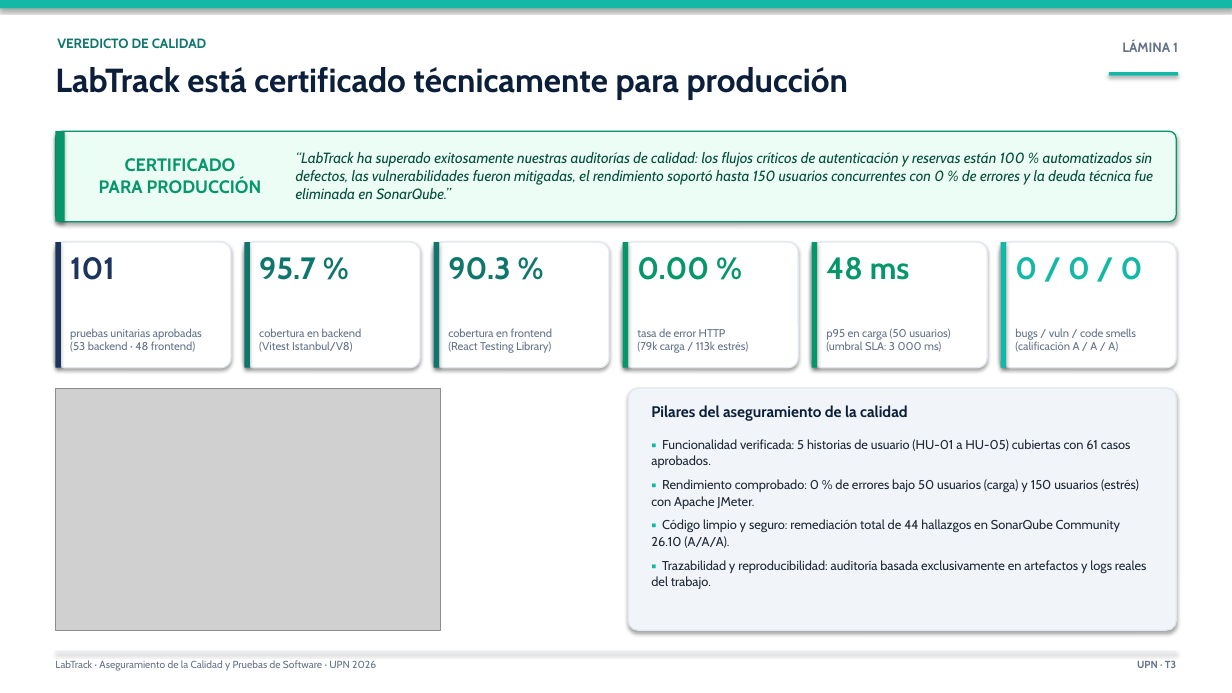
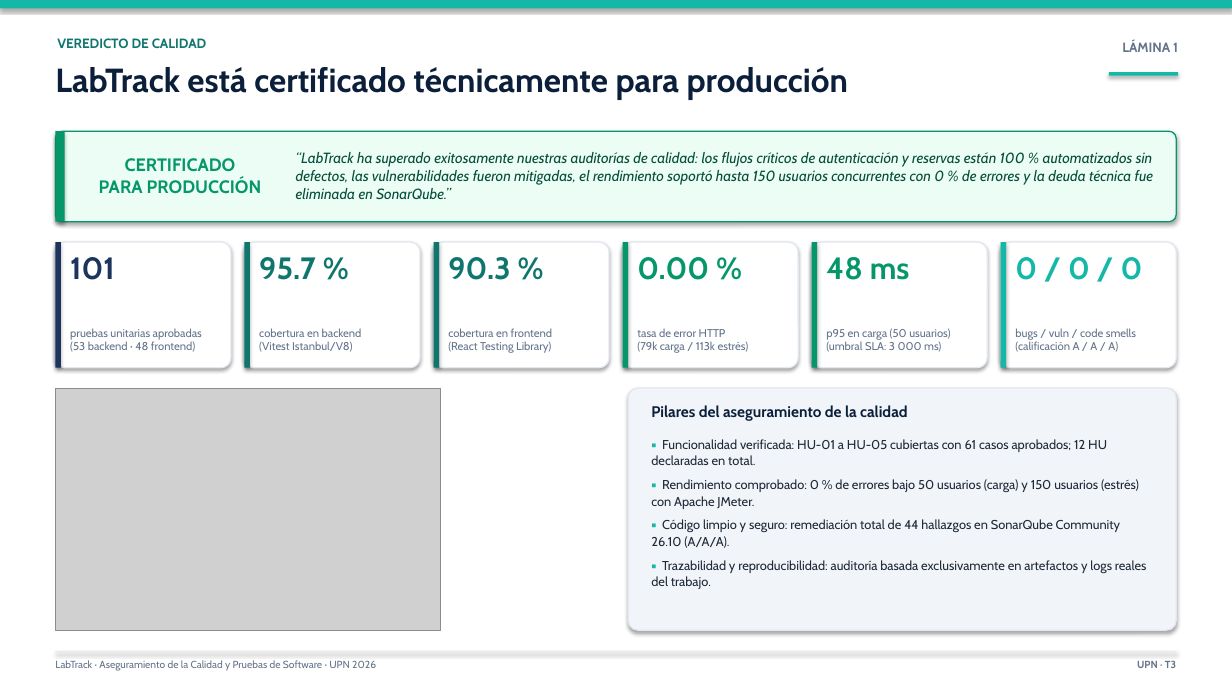
Before and after one commit to N00385644/LabTrack, a slide deck: slide 2 of docs/presentacion-labtrack.pptx. Drawn at 1232x693 pixels with LibreOffice and Linux fonts; fonts in the diff are those of the drawing; grey boxes stand for pictures. Boxes give left, top, right and bottom in pixels: in the first picture for what was removed or moved away, otherwise in the second. Text is boxed around its words. In the diff, an @@ line names an element or a change of style, - is before the commit and + after.

Commit message:
team(historias-usuario): Incorporar historias de usuario a informe, presentacion y backlog

```diff
--- a/docs/presentacion-labtrack.pptx
+++ b/docs/presentacion-labtrack.pptx
@@ text at (651, 439, 1107, 465): text changed @@
-▪ Funcionalidad verificada: 5 historias de usuario (HU-01 a HU-05) cubiertas con 61 casos aprobados.
+▪ Funcionalidad verificada: HU-01 a HU-05 cubiertas con 61 casos aprobados; 12 HU declaradas en total.
```
Also in this commit, not shown: 1 other slide changed, 8 other files.
